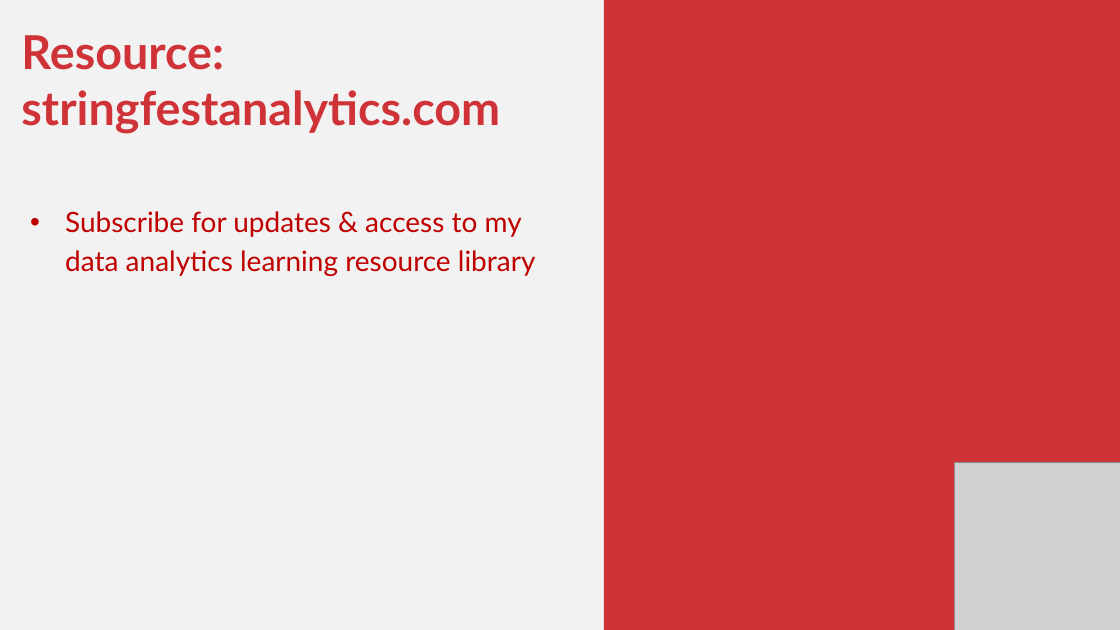
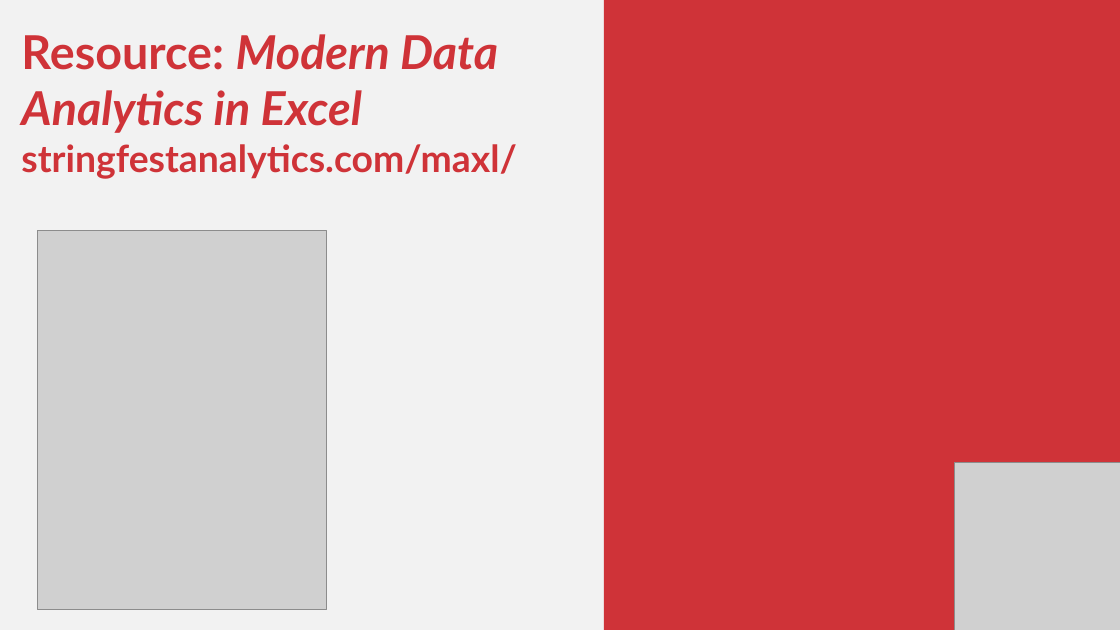
Before and after one commit to stringfestdata/ms-excel-toronto-monte-carlo-methods, a slide deck: slide 16 of ms-excel-toronto-monte-carlo.pptx. Drawn at 1120x630 pixels with LibreOffice and Linux fonts; fonts in the diff are those of the drawing; grey boxes stand for pictures. Boxes give left, top, right and bottom in pixels: in the first picture for what was removed or moved away, otherwise in the second. Text is boxed around its words. In the diff, an @@ line names an element or a change of style, - is before the commit and + after.

```diff
--- a/ms-excel-toronto-monte-carlo.pptx
+++ b/ms-excel-toronto-monte-carlo.pptx
@@ text at bbox=[21, 34, 516, 179]: text changed; size 36 to 60 pt; text colour #C00000 to #CF3338; bold on @@
-Resource: stringfestanalytics.com
-• Subscribe for updates & access to my data analytics learning resource library
+Resource: Modern Data Analytics in Excel
+stringfestanalytics.com/maxl/
@@ picture added at bbox=[38, 230, 327, 610] @@
```
Also in this commit, not shown: 2 other slides changed.
